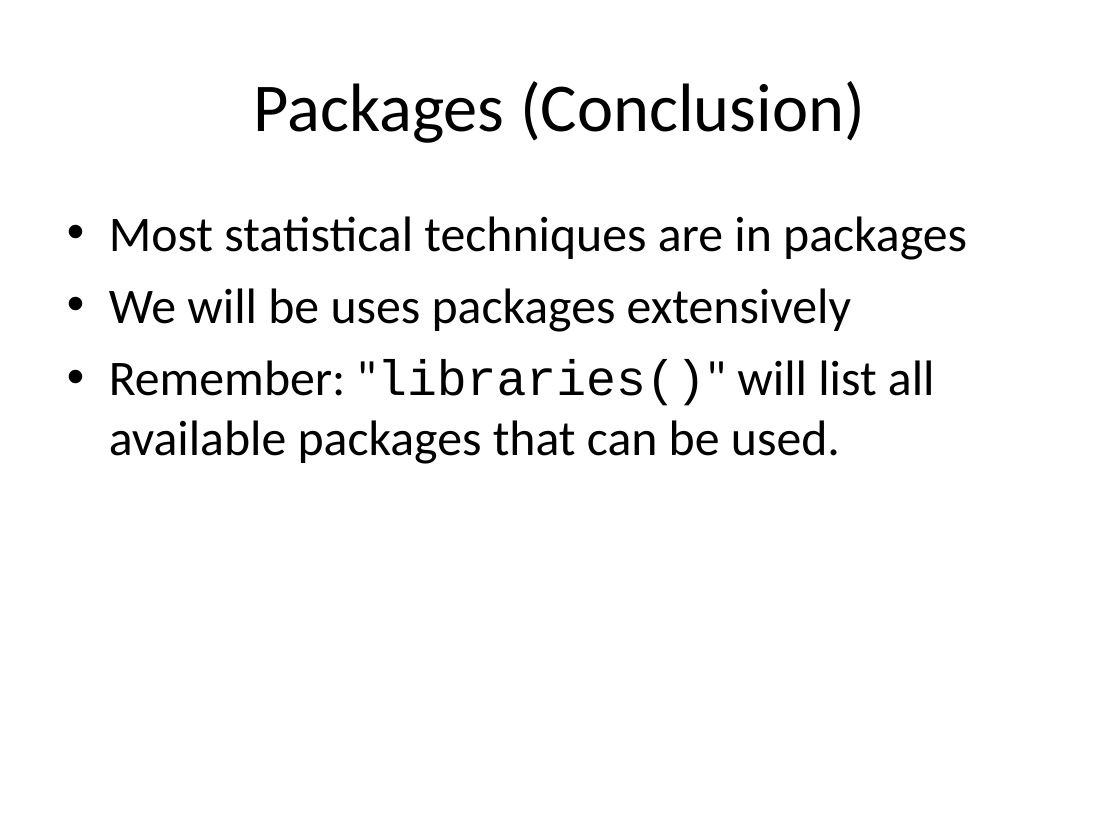
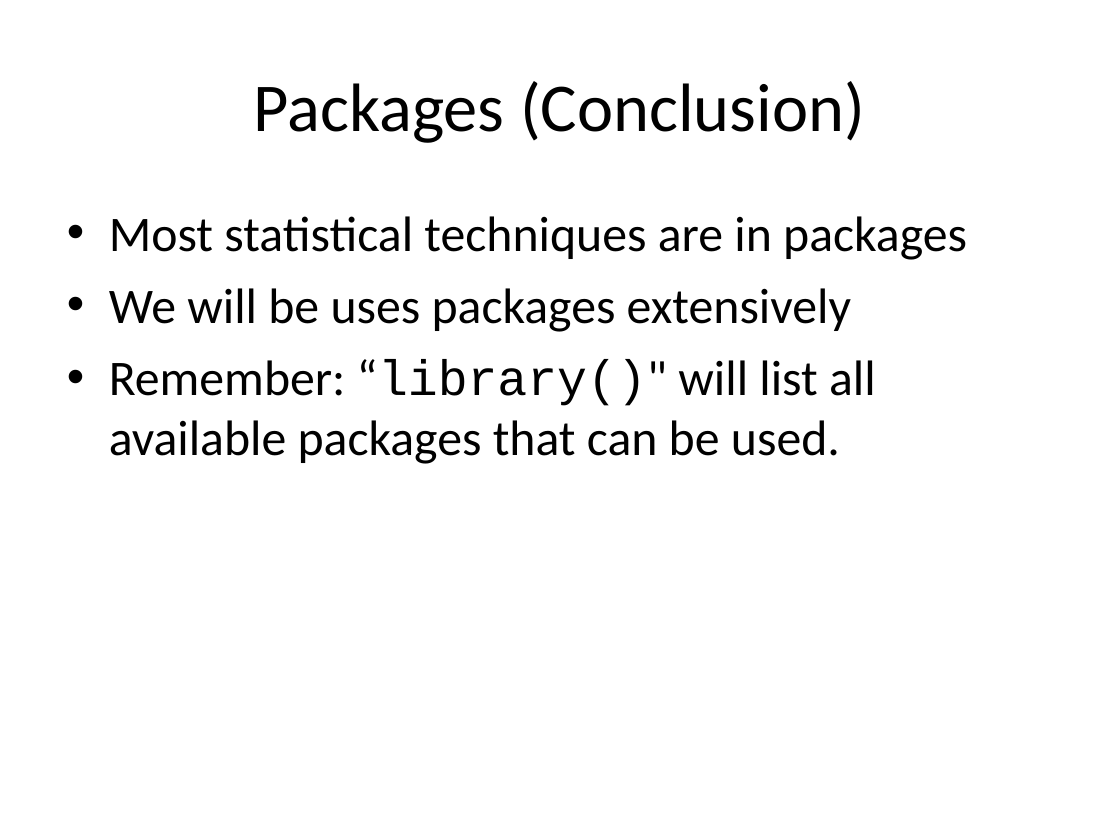
Before and after one commit to IQSS/Zelig4-Documentation, a slide deck: slide 25 of R-and-Stastics/R and Statistics.pptx (slide 26 before the commit). Drawn at 1120x840 pixels with LibreOffice and Linux fonts; fonts in the diff are those of the drawing. Boxes give left, top, right and bottom in pixels: in the first picture for what was removed or moved away, otherwise in the second. Text is boxed around its words. In the diff, an @@ line names an element or a change of style, - is before the commit and + after.

```diff
--- a/R-and-Stastics/R and Statistics.pptx
+++ b/R-and-Stastics/R and Statistics.pptx
@@ text at (109, 359, 876, 464): text changed @@
-• Remember: "libraries()" will list all available packages that can be used.
+• Remember: “library()" will list all available packages that can be used.
```
Also in this commit, not shown: 16 other slides changed, 2 slides added, 4 slides removed, 2 other files.
